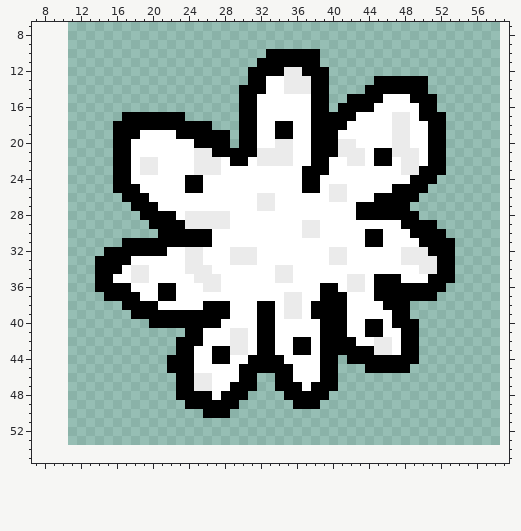
Two versions of one pixel-art sprite, sprites/units/the helpless one.png. The picture above is the old version.
The file is 48x48 pixels. Shown: x 7..59, y 7..55. The old version is drawn lined up with the new one, on the new canvas.
New version:
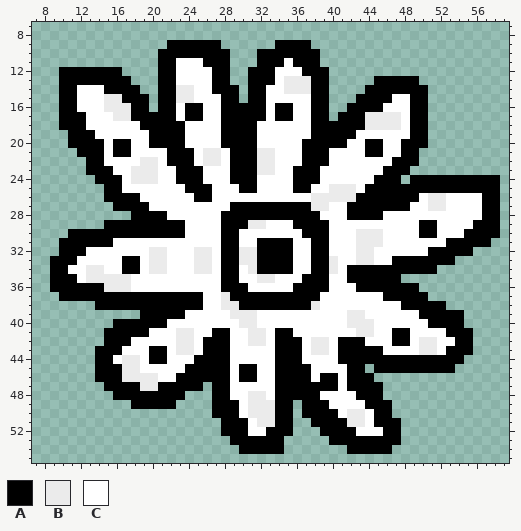
Palette (. is transparent): A #000000  B #ebebeb  C #ffffff
Change:
canvas 48x48 -> 64x64, the old top-left corner now at 11,6
Changed rows in their new state; - is an unchanged pixel.
first column x 9:
 9 -------------AAAAAA------AAAA---------------------
10 ------------AAAAAAAA---A--------------------------
11 ------------AACCCAAA------C-----------------------
12 -AAAAAAA----AACCCCAA-----CCC----------------------
13 -AAAAAAAA---AACCCCAA----A----------------.--------
14 -AACCCAAAA--AABBCCAAA.----------------------------
15 -AACCCBBAAA-AABBCCCAA.-A---------.---A----.-------
16 -AACCCBBBAA-AACAACCAA--A-AA-----.---A---A-.-------
17 -AAACCCBB-----CAACCAA--A-AA----.--ABBB-CA-..------
18 -AAACCCCCC-----CCCCAA----CC------AABBB-CAA..------
19 --AAACCCCC-AAA-CCCC-A----CC-----AA----CCAA..------
20 --AAAAC----AAAA-CCC-A----CC-A---AC-AA-CAAA..------
21 ---AAAC------AAAC-BC-----CC-A--CCCCA-CCAA...------
22 ----AACCC----AAAC-----A--CC-A----CC-CCAAA...------
23 ----AAACCB----AAACC-AAABB--A--C------AAA....------
24 -----AA-CBBB--A-----AAA----A--------AAA.---AAAAAAA
25 ------A-CC-------A---AA----A-C---B-AAA----AAAAAAAA
26 ------AA--C-----AA-----CC----BB--BAA-----CBBCCCCAA
27 -------AA--C--------AAAAAAAAABB--A------CCBBCCCCAA
28 ---------A---C-CCCCAAAAAAAAAAA---A---CCCCCCCCCCCAA
29 ------AAAAA----CCCCAAABB---AAAA--------CC--CCCCAAA
30 --AAAAAAAAAA---CCC-AA-------AAA---BBB---C--CCCAAAA
31 -AAAAAACCCCCCCCCCC-AA--AAAA--AA---BBB----CCC-AAAA-
32 -AAACCCCCCCBB--C-B-AA--AAAA--AACC-BB---CCC---AA---
33 AAACCCCC-A-BB--C-B-AA--AAAA--AA-C-BB--AAAAA-------
34 AACCBBCCAACBB--C---AA-BAAAA--AAB-AAAAAAAAAA..-----
35 AAACBBBBBCC-----CCCAA--BBCC-AAA--AAA---......-----
36 AAAAA-BBB---CC---CCAAA-----AAA-C-CAA-----...------
37 -AAAAA----AA--AAA--BAAAAAAAAAACCC---C-----.-------
38 -----AAA----AAAAACCBBAA--AAAABCCC----CC-AAAA------
39 ---------.-----CCCCCBBBCC-CC-CCCCBB---CCCAAAAA----
40 -------AAAA--CCCCCC--BBCC-----CCCBBBC-CCCCAAAA----
41 ------AAAAACCCBBC-AACCBBCAA---CCC-BBC-A-CCCCAAA---
42 ------AAACCCCCBBCAAACCBBCAA-CBBC--A-CCA-CBBCCAA---
43 -----AAACCCAACBB-A--CC-CCAA-CBBC----AC-CCBBCAAA---
44 -----AACBBCAACCCAA----CCC-AA--CCA--------AAAAA----
45 -----AAABBCCCCC-AAAA---CC--AA-CCCAA.----AAAAA-----
46 -----AAABBBBCC--AAAA---CC--AA---CAAA--------------
47 ------AAAABBAA--A.AACCCCC---A---CAAAA-------------
48 -------AAAAAAA-...A-CCBBCA----CCCCAAA-------------
49 ---------AAAAA-...---CBBBAA.--ACCCCAAA------------
50 -----------------.--ACBBBAA-AAAACBBCAA------------
51 -------------------AAACBBAA--AAAABBCAAA-----------
52 -------------------AAACCAAA---AAAACCCAA-----------
53 --------------------AAAAAA-----AAAAAAAA-----------
54 ---------------------AAAAA-------AAAAA------------
Changed places in both pictures, as pixel boxes (x1, y1, x2, y2):
changed: (50, 40, 500, 454)
